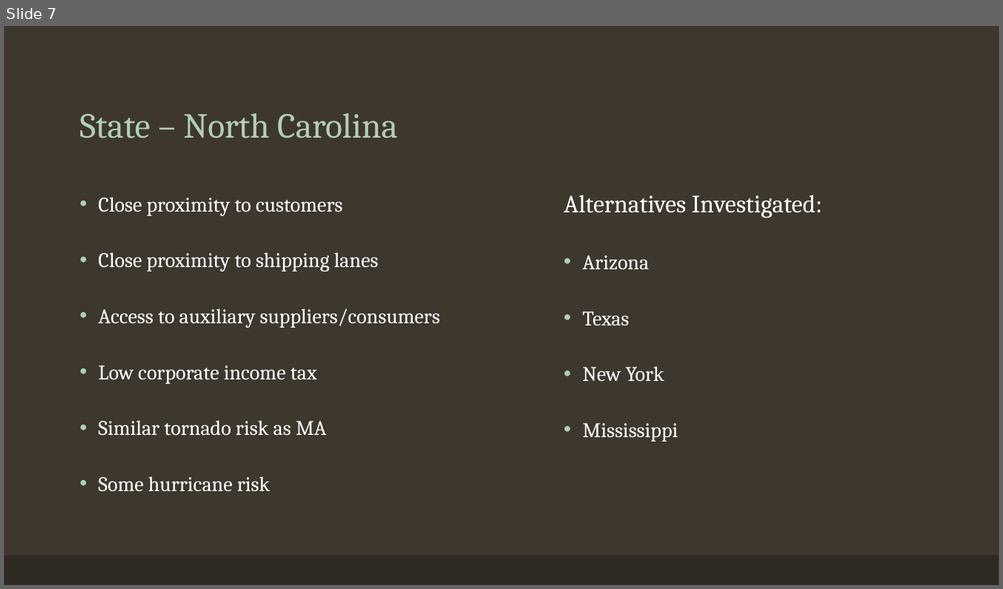
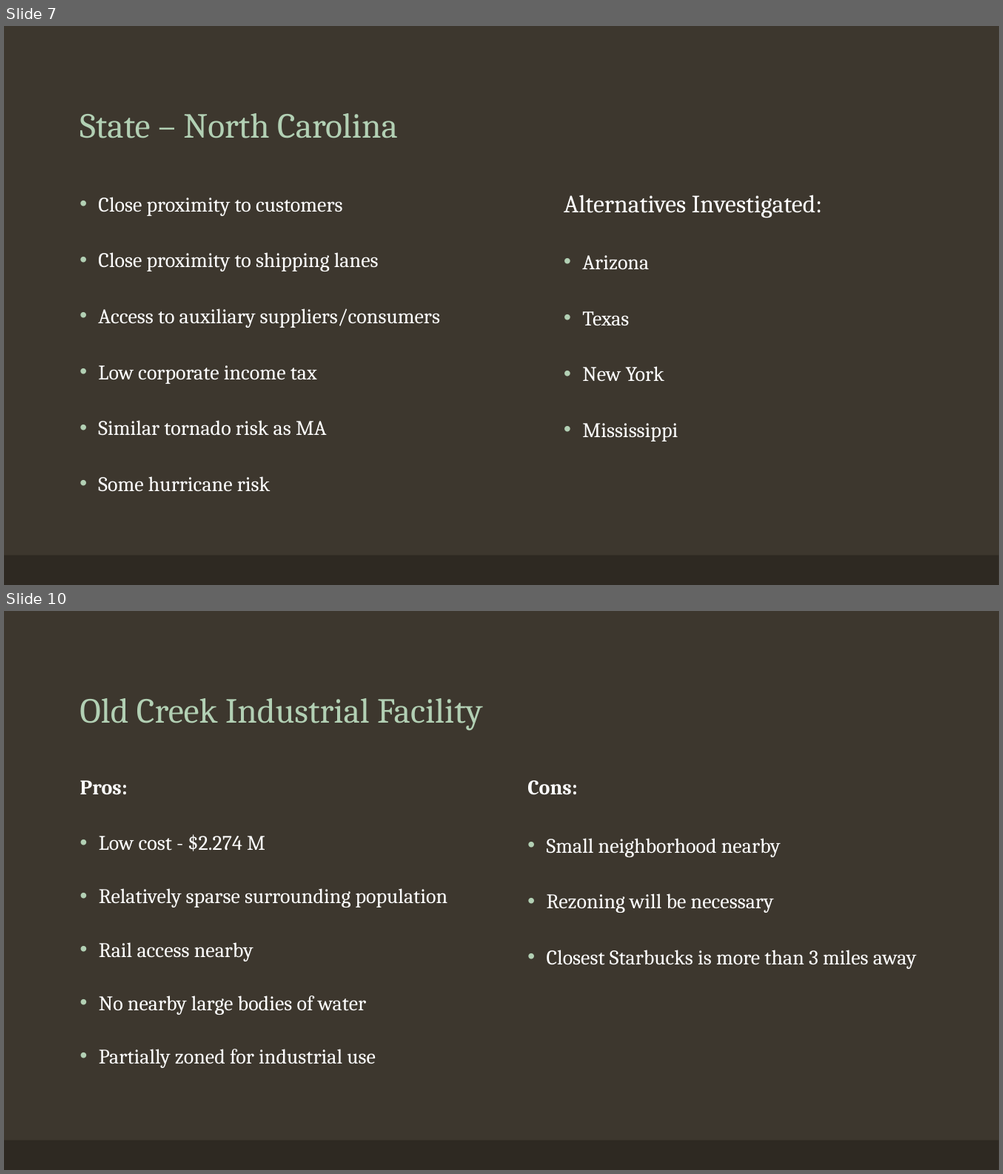
Before and after one commit to kpuc1997/worsteadengineering, a slide deck: sitepresentation/sitepresentation.pptx. Shown one above the other, each under a label of ours: slide 7 before the commit, slides 7 and 10 after it; the slides between them are not shown. The pictures are 1003x589 and 1003x1174 pixels, drawn with LibreOffice and Linux fonts; fonts in the diff are those of the drawing. Boxes give left, top, right and bottom in pixels: in the first picture for what was removed or moved away, otherwise in the second. Text is boxed around its words. In the diff, an @@ line names an element or a change of style, - is before the commit and + after.

Commit message:
Finished

```diff
--- a/sitepresentation/sitepresentation.pptx
+++ b/sitepresentation/sitepresentation.pptx
@@ slide 10 added at (4,611,999,1170), background #3D372E; not listed: 1 template element that a slide beside it also shows @@
@@ title added at (79,698,482,730), 34 pt, text #B2D0B4 @@
+Old Creek Industrial Facility
@@ text added at (80,780,128,795), 20 pt, text #FFFFFF, bold @@
+Pros:
@@ text added at (527,780,577,795), 20 pt, text #FFFFFF, bold @@
+Cons:
@@ text added at (99,834,448,1068), 20 pt, text #FFFFFF @@
+• Low cost - $2.274 M
+• Relatively sparse surrounding population
+• Rail access nearby
+• No nearby large bodies of water
+• Partially zoned for industrial use
@@ text added at (546,838,916,969), 20 pt, text #FFFFFF @@
+• Small neighborhood nearby
+• Rezoning will be necessary
+• Closest Starbucks is more than 3 miles away
```
Also in this commit, not shown: 3 other slides added, 1 slide removed.
